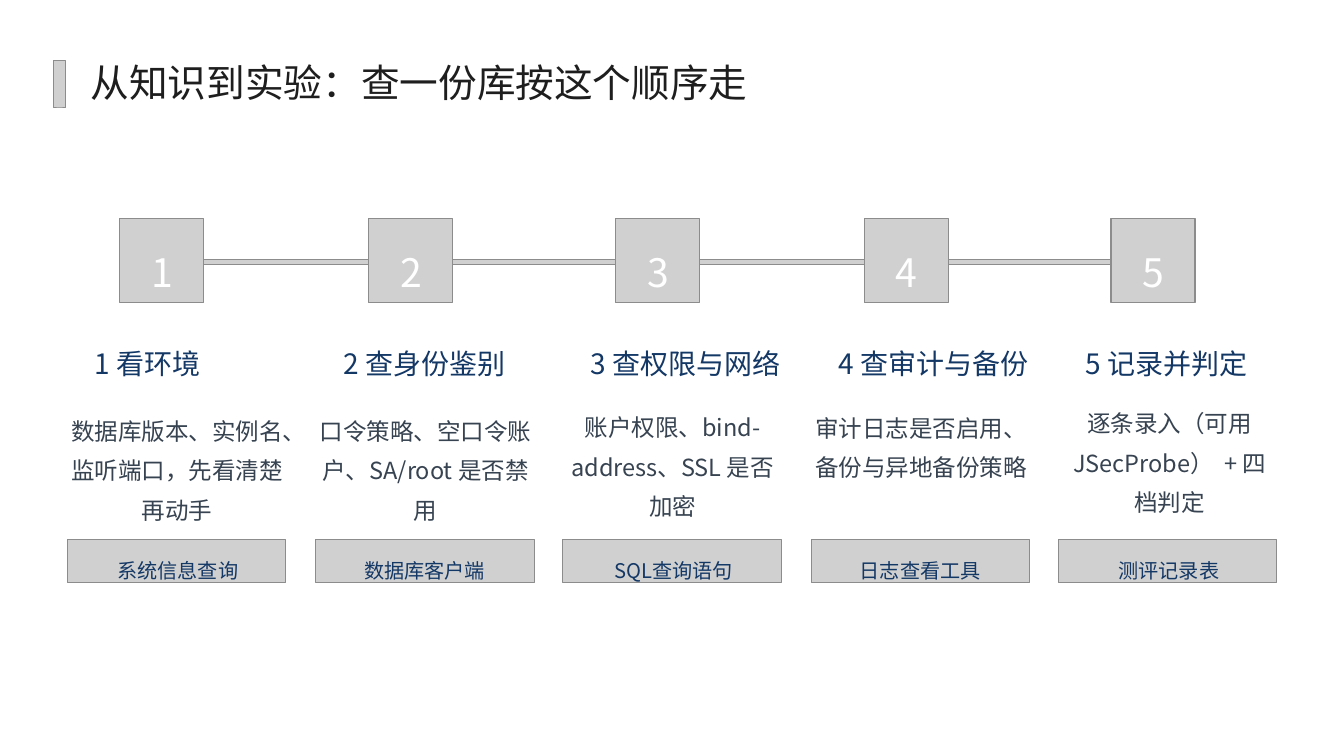
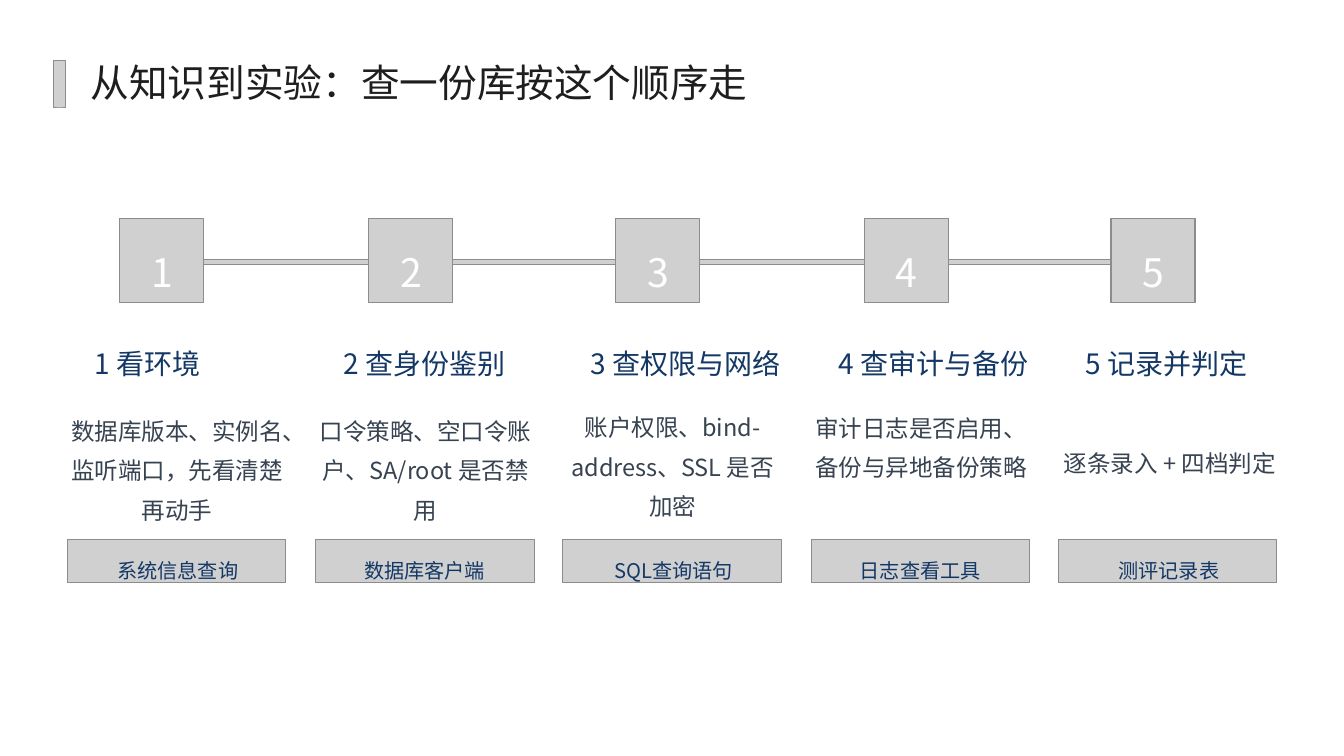
Before and after one commit to yiyimu-ruiruimu/security-assessment-platform, a slide deck: slide 15 of PPT/4.3 数据库安全配置核查.pptx. Drawn at 1344x756 pixels with LibreOffice and Linux fonts; fonts in the diff are those of the drawing; grey boxes stand for pictures; background and template pictures are left out. Boxes give left, top, right and bottom in pixels: in the first picture for what was removed or moved away, otherwise in the second. Text is boxed around its words. In the diff, an @@ line names an element or a change of style, - is before the commit and + after.

```diff
--- a/PPT/4.3 数据库安全配置核查.pptx
+++ b/PPT/4.3 数据库安全配置核查.pptx
@@ text at [1064, 452, 1275, 474]: text changed @@
-逐条录入（可用JSecProbe） + 四档判定
+逐条录入 + 四档判定
```
Also in this commit, not shown: 3 other slides changed, 2 slides added, 1 slide removed, 17 other files.
